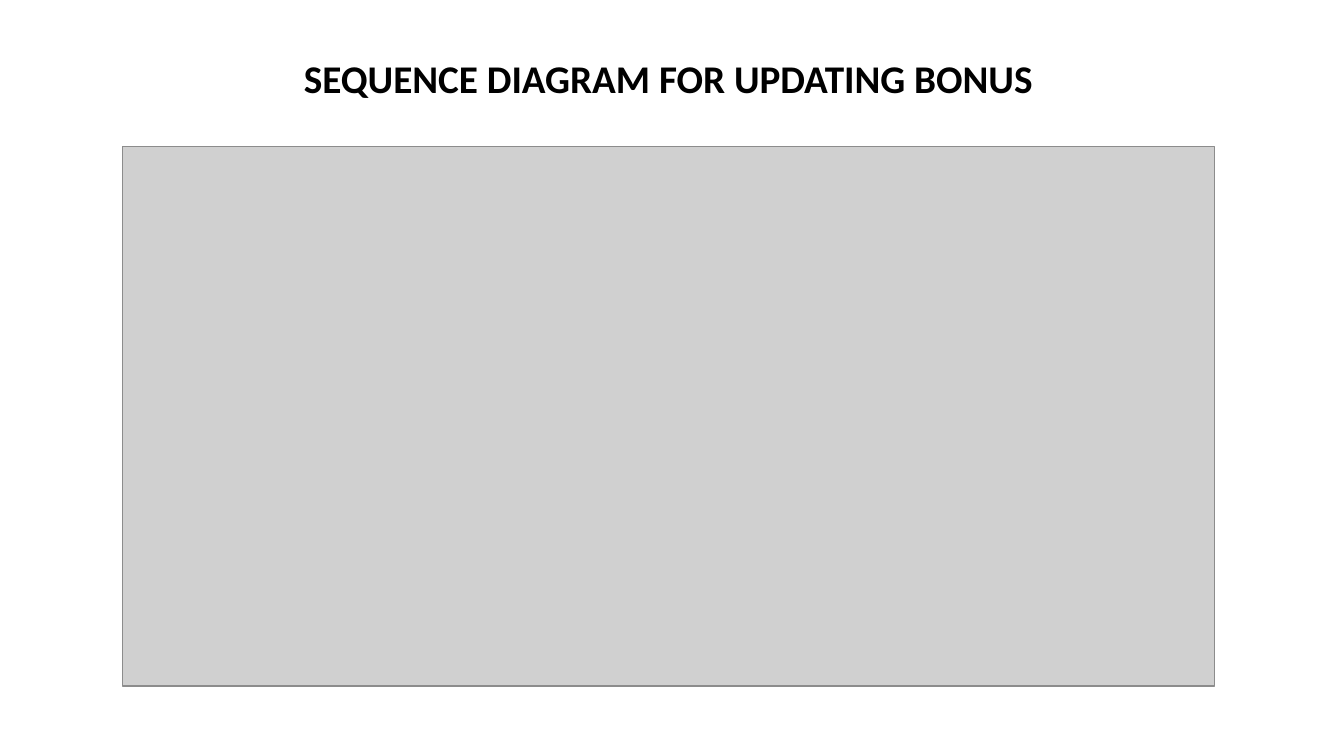
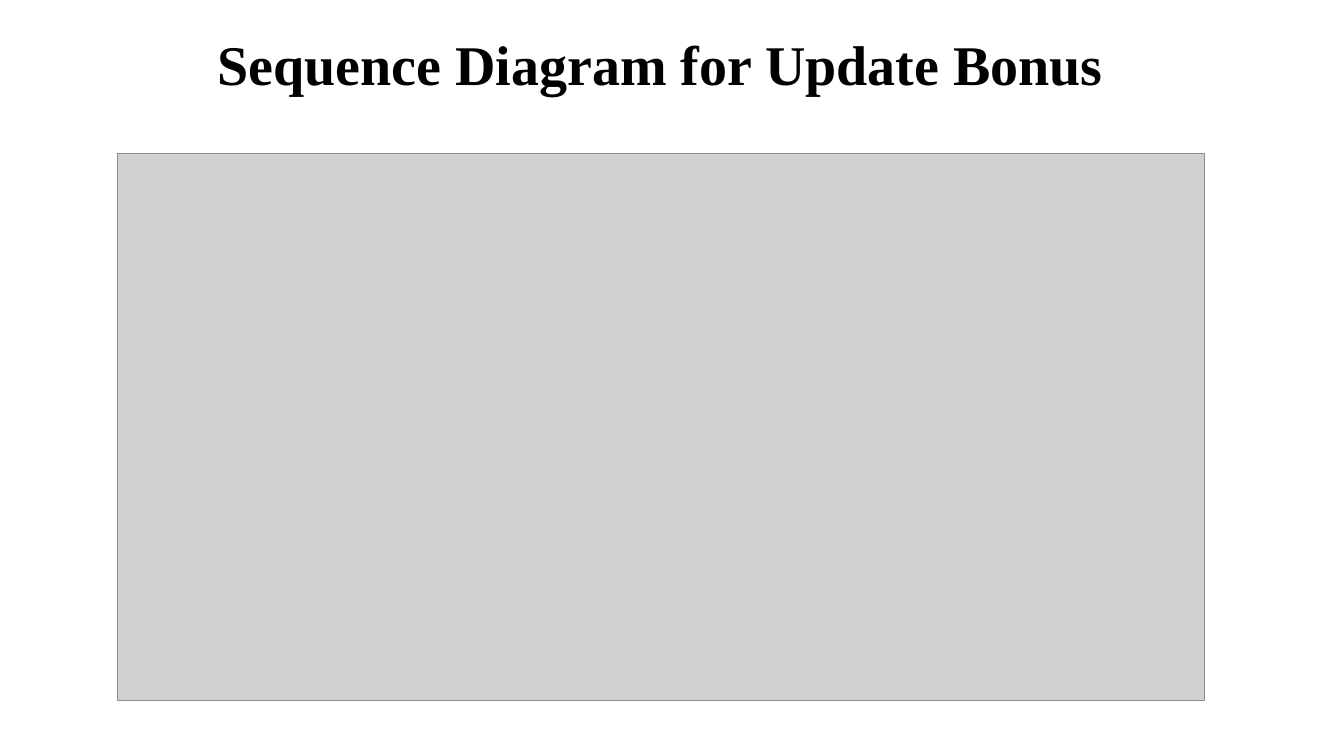
Before and after one commit to asing472/Great_Outdoor_Group_B, a slide deck: slide 26 of Presentation/GroupB.pptx (slide 24 before the commit). Drawn at 1344x756 pixels with LibreOffice and Linux fonts; fonts in the diff are those of the drawing; grey boxes stand for pictures. Boxes give left, top, right and bottom in pixels: in the first picture for what was removed or moved away, otherwise in the second. Text is boxed around its words. In the diff, an @@ line names an element or a change of style, - is before the commit and + after.

```diff
--- a/Presentation/GroupB.pptx
+++ b/Presentation/GroupB.pptx
@@ text "Sequence Diagram for Update Bonus" at <box>218,45,1102,96</box>: vertical alignment bottom to top @@
@@ text at <box>218,45,1102,96</box>: text changed; size 28 to 40 pt; font Calibri to Times New Roman @@
-SEQUENCE DIAGRAM FOR UPDATING BONUS
+Sequence Diagram for Update Bonus
@@ picture: place and size @@
-picture at <box>122,147,1214,687</box>
+picture at <box>118,153,1205,700</box>
```
Also in this commit, not shown: 12 other slides changed, 32 slides added, 15 slides removed.
